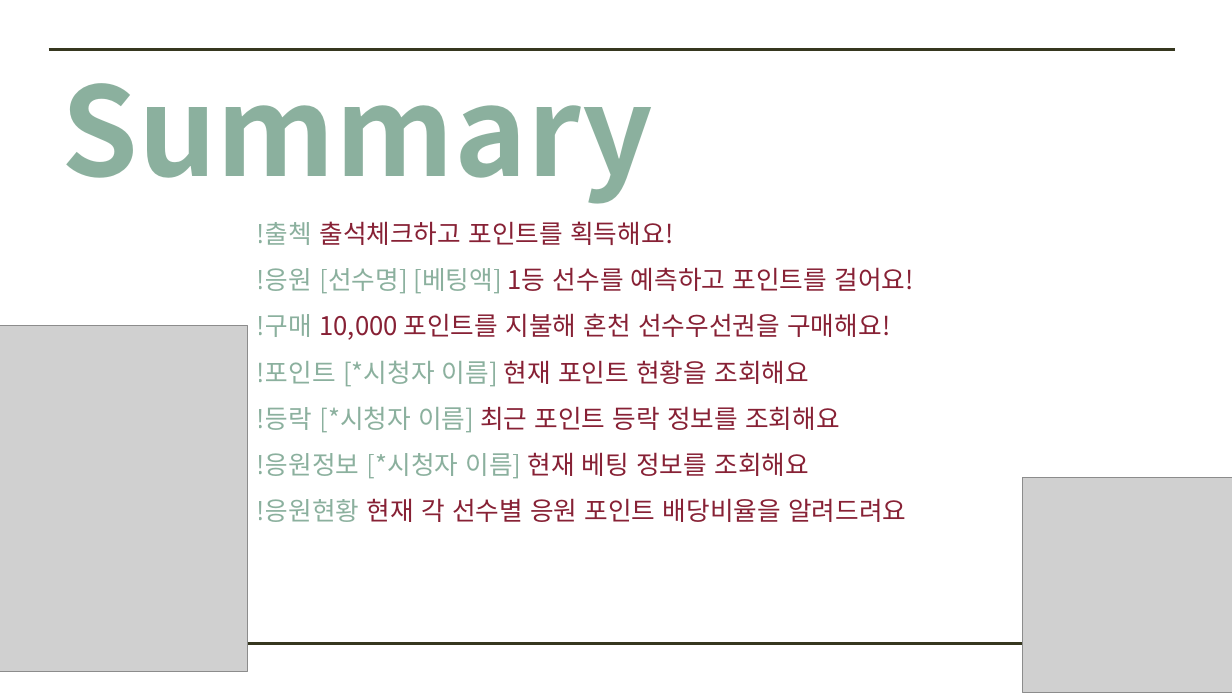
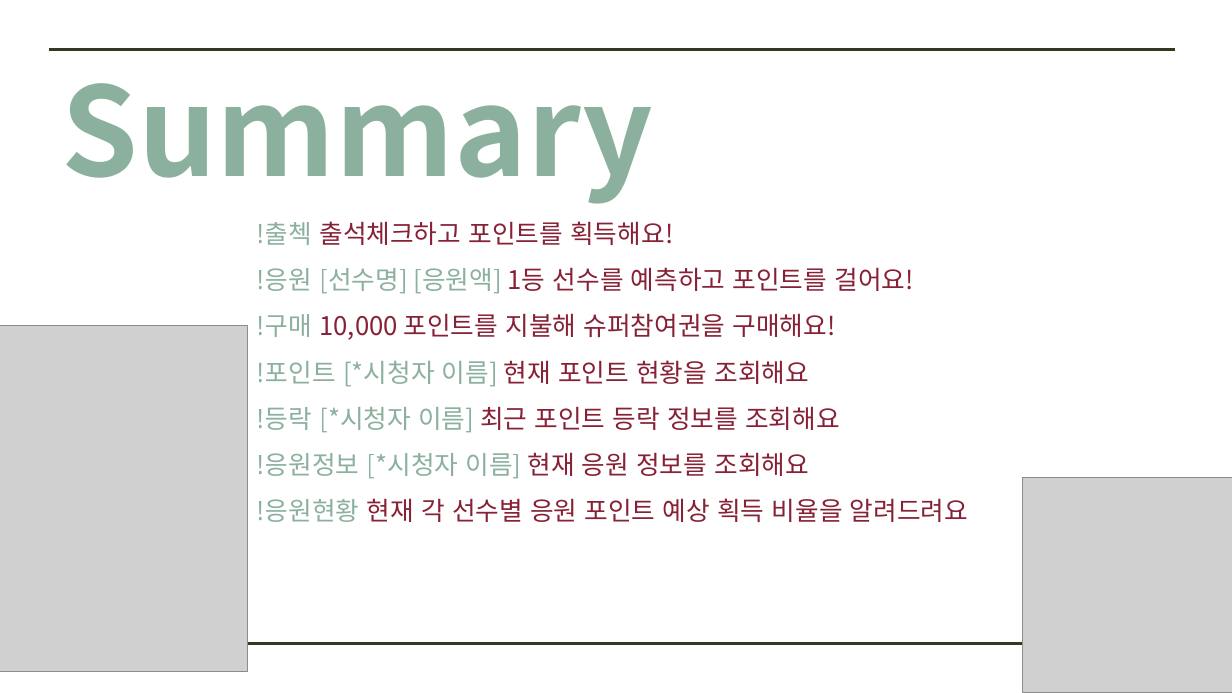
Before and after one commit to SongJongbeen/ilssak, a slide deck: slide 39 of 일싹이 소개.pptx. Drawn at 1232x693 pixels with LibreOffice and Linux fonts; fonts in the diff are those of the drawing; grey boxes stand for pictures. Boxes give left, top, right and bottom in pixels: in the first picture for what was removed or moved away, otherwise in the second. Text is boxed around its words. In the diff, an @@ line names an element or a change of style, - is before the commit and + after.

```diff
--- a/일싹이 소개.pptx
+++ b/일싹이 소개.pptx
@@ text at (x1=257, y1=267, x2=913, y2=340): text changed @@
-!응원 [선수명] [베팅액] 1등 선수를 예측하고 포인트를 걸어요!
-!구매 10,000 포인트를 지불해 혼천 선수우선권을 구매해요!
+!응원 [선수명] [응원액] 1등 선수를 예측하고 포인트를 걸어요!
+!구매 10,000 포인트를 지불해 슈퍼참여권을 구매해요!
@@ text at (x1=257, y1=452, x2=968, y2=522): text changed @@
-!응원정보 [*시청자 이름] 현재 베팅 정보를 조회해요
-!응원현황 현재 각 선수별 응원 포인트 배당비율을 알려드려요
+!응원정보 [*시청자 이름] 현재 응원 정보를 조회해요
+!응원현황 현재 각 선수별 응원 포인트 예상 획득 비율을 알려드려요
```
Also in this commit, not shown: 6 other slides changed, 17 other files.
